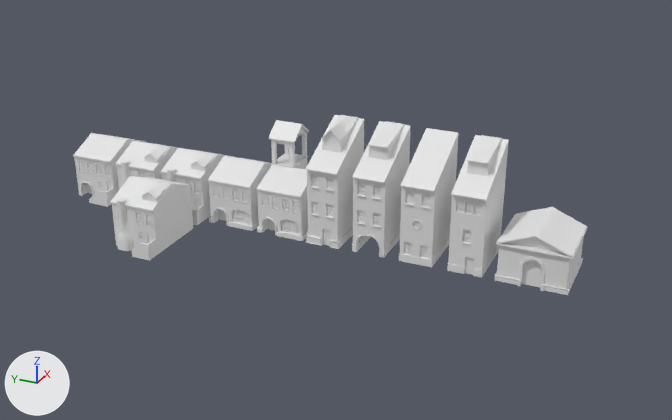
Renders of the Blender file Pre-Production/Art_Files/Blender_Files/Concept_Houses.blend from each side of a commit.
One viewpoint serves both versions: a 50 mm camera at (-96.4, -32.6, 51.2) aimed at (-4.3, 8.9, 5.2). Arrows for +X, +Y and +Z are at lower left; the lights stay in place.

Names of what the first picture shows: 'Church', 'Shortstack', 'Shortstack.001', 'Shortstack.002', 'Shortstack.003', 'Shortstack.004', 'Shortstack.005', 'TallHouse', 'TallHouse.001', 'TallHouse.002', 'TallHouse.003'.
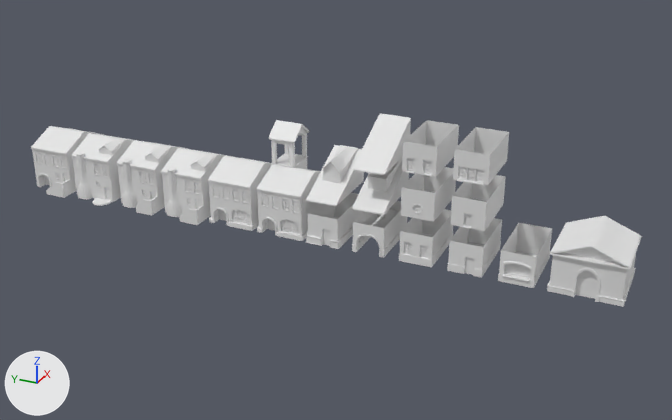
Changed parts and their boxes [x1, y1, x2, y2] in the pictures (672 x 420 px):
'Church', moved
    before: [494, 207, 588, 295]
    after: [547, 216, 641, 307]
'TallHouse.001', moved
    before: [399, 128, 459, 267]
    after: [352, 113, 411, 175]
'Shortstack.005', moved
    before: [110, 176, 193, 261]
    after: [116, 140, 188, 216]
'TallHouse', reshaped (11% narrower, 58% shorter)
    before: [447, 135, 509, 278]
    after: [447, 218, 502, 278]
'TallHouse.003', reshaped, moved (54% shorter)
    before: [306, 115, 364, 249]
    after: [306, 145, 364, 206]
'TallHouse.002', reshaped, moved, modifiers changed
    before: [352, 121, 411, 258]
    after: [352, 158, 409, 215]
'Shortstack', moved
    before: [73, 133, 146, 207]
    after: [31, 126, 104, 198]
'Shortstack.004', moved
    before: [115, 141, 184, 190]
    after: [71, 133, 134, 206]
'TallHouse.011', added
    after: [498, 223, 552, 288]
'TallHouse.010', added
    after: [453, 127, 509, 185]
'TallHouse.008', added
    after: [402, 120, 459, 177]
'TallHouse.006', added
    after: [399, 209, 453, 267]
'TallHouse.009', added
    after: [450, 175, 506, 231]
'TallHouse.007', added
    after: [401, 167, 456, 222]
'TallHouse.004', added
    after: [306, 193, 363, 249]
'TallHouse.005', added
    after: [352, 201, 407, 258]
part 1 of me_cube, deleted
    before: [449, 135, 509, 247]
part 2 of me_cube_004, cut back
    before: [352, 159, 409, 258]
    after: [352, 173, 379, 212]
part 3 of me_cube_005, deleted
    before: [306, 152, 364, 249]

Edits to the bpy script that builds the scene:
```text
Change me_cube:
    remove me_cube.from_pydata(...)  # 909 vertices, 896 faces; spans x -4.36..4.06, y -2.06..2.06, z 0.0..14.11
    add me_cube.from_pydata(...)  # 247 vertices, 234 faces; spans x -4.06..4.06, y -2.06..2.06, z 0.0..3.87
    me_cube part 1: 662 vertices removed from x -4.36..4.0, y -2.0..2.0, z 3.87..14.11
Change me_cube_004:
    remove me_cube_004.from_pydata(...)  # 724 vertices, 698 faces; spans x -4.36..4.14, y -2.09..0.0, z 0.0..14.11
    add me_cube_004.from_pydata(...)  # 146 vertices, 134 faces; spans x -4.36..4.0, y -2.0..2.0, z 9.69..14.11
    me_cube_004 part 2: 13 vertices moved from x -4.0..4.0, y -0.48..0.0, z 7.43..9.13 to x -4.36..4.0, y 0.48..2.0, z 9.69..9.86; 629 vertices removed from x -4.17..4.14, y -2.09..0.0, z 0.0..9.13; 51 vertices added at x -4.36..4.0, y 0.48..2.0, z 9.69..14.11
Change me_cube_005:
    remove me_cube_005.from_pydata(...)  # 1035 vertices, 1022 faces; spans x -4.36..4.26, y -2.26..2.26, z 0.0..14.22
    add me_cube_005.from_pydata(...)  # 146 vertices, 134 faces; spans x -4.36..4.0, y -2.0..2.0, z 9.69..14.22
    me_cube_005 part 3: 889 vertices removed from x -4.26..4.26, y -2.26..2.26, z 0.0..9.13
Change ob_shortstack:
    ob_shortstack.location: (0.19, 44.73, 0.0) -> (0.19, 51.96, 0.0)
Change ob_church:
    ob_church.location: (0.0, -14.92, 0.0) -> (0.0, -20.92, 0.0)
Change ob_shortstack_004:
    ob_shortstack_004.location: (0.02, 37.73, 0.0) -> (0.02, 44.96, 0.0)
Change ob_shortstack_005:
    ob_shortstack_005.location: (-10.46, 30.73, 0.0) -> (0.26, 37.73, 0.0)
Change ob_tallhouse_001:
    ob_tallhouse_001.location: (0.0, -1.21, 0.0) -> (0.0, 4.79, 1.0)
Change ob_tallhouse_002:
    remove _m = ob_tallhouse_002.modifiers.new('Mirror', 'MIRROR')
    remove _m.use_axis = (False, True, False)
    remove _m.use_clip = True
    ob_tallhouse_002.location: (0.0, 4.79, 0.0) -> (0.0, 4.79, -4.0)
Change ob_tallhouse_003:
    ob_tallhouse_003.location: (0.0, 10.79, 0.0) -> (0.0, 10.79, -4.0)
Add ob_tallhouse_011:
    ob_tallhouse_011 = bpy.data.objects.new('TallHouse.011', me_cube_022)  # 293 vertices, 280 faces; spans x -4.22..4.06, y -2.06..2.06, z 0.0..3.87; in mat_material (white #e7e7e7)
    ob_tallhouse_011.location = (0.0, -13.21, 0.0)
Add ob_tallhouse_010:
    ob_tallhouse_010 = bpy.data.objects.new('TallHouse.010', me_cube_021)  # 422 vertices, 389 faces; spans x -4.26..4.0, y -2.0..2.0, z 7.43..10.97; in mat_material (white #e7e7e7)
    ob_tallhouse_010.location = (0.0, -7.21, 4.0)
Add ob_tallhouse_009:
    ob_tallhouse_009 = bpy.data.objects.new('TallHouse.009', me_cube_020)  # 278 vertices, 249 faces; spans x -4.11..4.0, y -2.0..2.0, z 3.87..7.43; in mat_material (white #e7e7e7)
    ob_tallhouse_009.location = (0.0, -7.21, 2.0)
Add ob_tallhouse_008:
    ob_tallhouse_008 = bpy.data.objects.new('TallHouse.008', me_cube_019)  # 336 vertices, 306 faces; spans x -4.17..4.0, y -2.0..2.0, z 7.43..10.97; in mat_material (white #e7e7e7)
    ob_tallhouse_008.location = (0.0, -1.21, 4.0)
Add ob_tallhouse_007:
    ob_tallhouse_007 = bpy.data.objects.new('TallHouse.007', me_cube_018)  # 422 vertices, 401 faces; spans x -4.06..4.0, y -2.0..2.0, z 3.87..7.43; in mat_material (white #e7e7e7)
    ob_tallhouse_007.location = (0.0, -1.21, 2.0)
Add ob_tallhouse_006:
    ob_tallhouse_006 = bpy.data.objects.new('TallHouse.006', me_cube_017)  # 343 vertices, 326 faces; spans x -4.06..4.06, y -2.06..2.06, z 0.0..3.87; in mat_material (white #e7e7e7)
    ob_tallhouse_006.location = (0.0, -1.21, 0.0)
Add ob_tallhouse_005:
    ob_tallhouse_005 = bpy.data.objects.new('TallHouse.005', me_cube_016)  # 738 vertices, 746 faces; spans x -4.14..4.14, y -2.09..2.09, z 0.0..3.87; in mat_material (white #e7e7e7)
    ob_tallhouse_005.location = (0.0, 4.79, 0.0)
Add ob_tallhouse_004:
    ob_tallhouse_004 = bpy.data.objects.new('TallHouse.004', me_cube_015)  # 385 vertices, 372 faces; spans x -4.26..4.26, y -2.26..2.26, z 0.0..3.87; in mat_material (white #e7e7e7)
    ob_tallhouse_004.location = (0.0, 10.79, 0.0)
```
